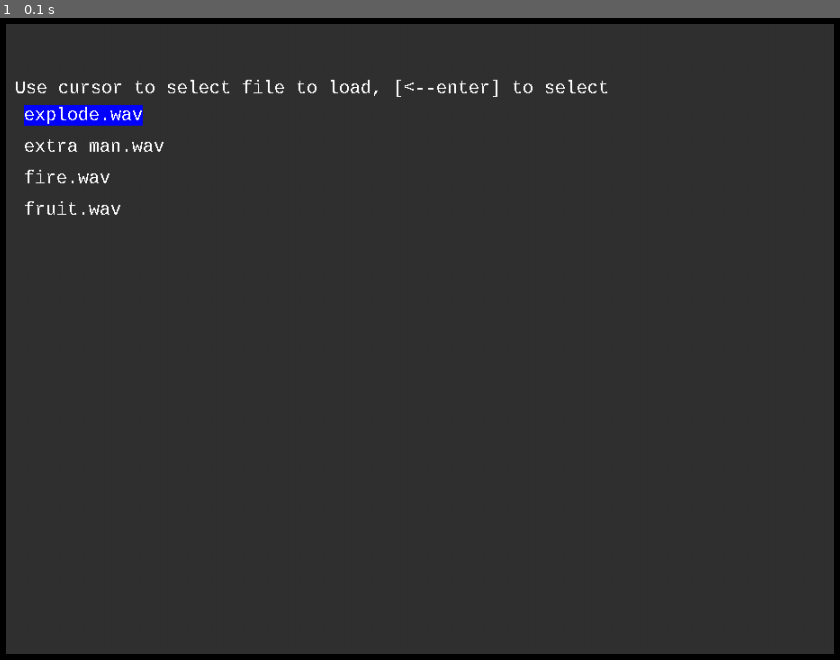
Above: before the commit, frame 1.
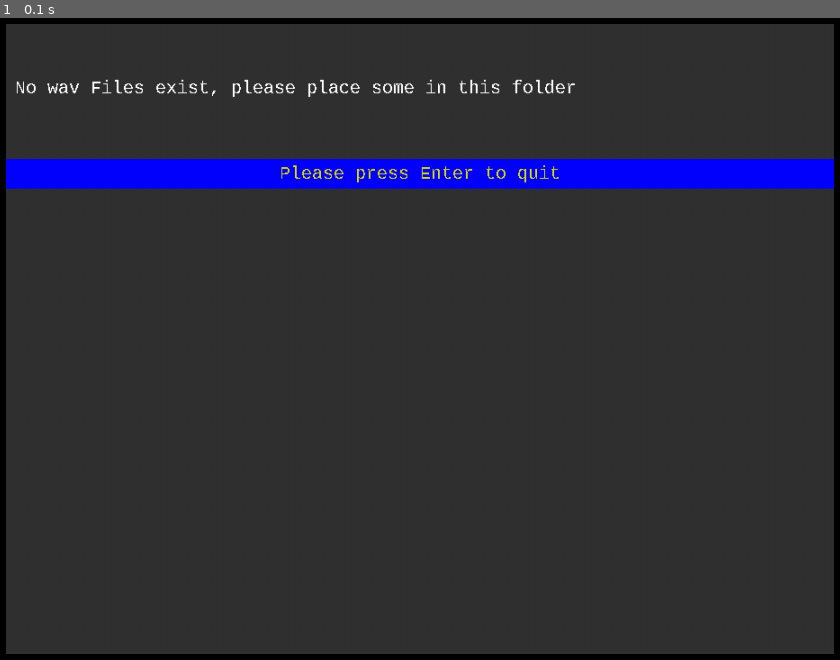
Above: after the commit, the same moment.

Repository: HurrayBanana/pyhtoncoding
Game: pygame game, started from sound/viewwav/renderWavFile.py
Two runs of this game, one before a commit and one after it. Both use one fixed random seed, a clock stepped at 60 frames per second and the inputs below.
Inputs:
- Up to frame 1 (0.1 s): no input

The runs differ from the first frame. In frame 1, 5.9% of the frame differs, in the area x 0-100%, y 9-31%.

Commit message:
Update renderWavFile.py

Diff:
--- a/sound/viewwav/renderWavFile.py
+++ b/sound/viewwav/renderWavFile.py
@@ -17,6 +17,7 @@
 delta = 0
 deltaF = 0
 gametime = 0
+endnow = False
 ''' ui display system globals '''
 scrWidth = 0
 scrHeight = 0
@@ -178,7 +179,7 @@
         keys = pygame.key.get_pressed()
         gameLogic()
         drawGame()
-        if keys[pygame.K_ESCAPE]:
+        if keys[pygame.K_ESCAPE] or endnow:
             running = False
         for event in pygame.event.get():
             if event.type == pygame.QUIT:
@@ -210,6 +211,11 @@
         speedscroll = 1
         lwait = 0.15
 #end def counters():
+
+def leave():
+    ''' safe way of getting pygame to quit in the middle of logic operations'''
+    global endnow
+    endnow = True
 
 def gameKeys():
     ''' react to any specific user key presses '''
@@ -221,8 +227,12 @@
         if KeyPressed(pygame.K_DOWN) and fileChosen < len(waveFiles)-1:
             fileChosen += 1
         if KeyPressed(pygame.K_RETURN):
-            selectingFile = False
-            loadWavFile(waveFiles[fileChosen])
+            if len(waveFiles) > 0:
+                selectingFile = False
+                loadWavFile(waveFiles[fileChosen])
+            else:
+                leave()
+
     #standard wave UI keys
     else:
         if KeyPressed(pygame.K_f):
@@ -327,17 +337,22 @@
 def drawFileList(max):
     '''shows the wav files (limited to max) highlights the current selection '''
     pygame.draw.rect(win, (50,50,50), (40,50,scrWidth-80,scrHeight-100))
-    ff = font.render("Use cursor to select file to load, [<--enter] to select", False, (255,255,255))
-    win.blit(ff, (50,110))
-    y = 140
-    for i in range(len(waveFiles)):
-        if i == fileChosen:
-            ff = font.render(waveFiles[i], False, (255,255,255),(0,0,255))
-        else:
-            ff = font.render(waveFiles[i], False, (255,255,255))
-
-        win.blit(ff, (60,y))
-        y+= 35
+    if len(waveFiles) > 0:
+        ff = font.render("Use cursor to select file to load, [<--enter] to select", False, (255,255,255))
+        win.blit(ff, (50,110))
+        y = 140
+        for i in range(len(waveFiles)):
+            if i == fileChosen:
+                ff = font.render(waveFiles[i], False, (255,255,255),(0,0,255))
+            else:
+                ff = font.render(waveFiles[i], False, (255,255,255))
+
+            win.blit(ff, (60,y))
+            y+= 35
+    else:
+        ff = font.render("No wav Files exist, please place some in this folder", False, (255,255,255))
+        win.blit(ff, (50,110))
+        textWithBox((0,0,255),(222,222,0),(40,200),scrWidth-80, False, "Please press Enter to quit")
 #end def drawFileList(max):
 
 def drawUI(samplestart):
@@ -434,7 +449,7 @@
     win = pygame.display.set_mode((1000, 800))
     font = pygame.font.SysFont("monospace",20)
     screenMetrics()
-    getwavFiles()
+    #getwavFiles()
     gametime = pygame.time.get_ticks()
     gameLoop()
 
